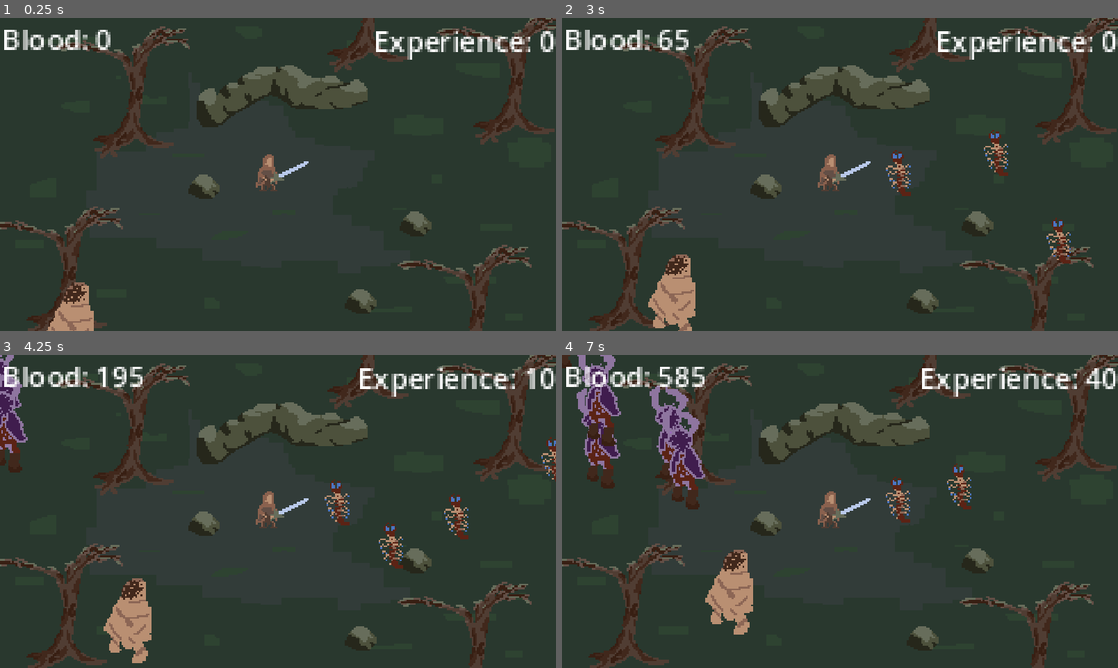
Above: before the commit, frames 1-4 (two rows, left to right).
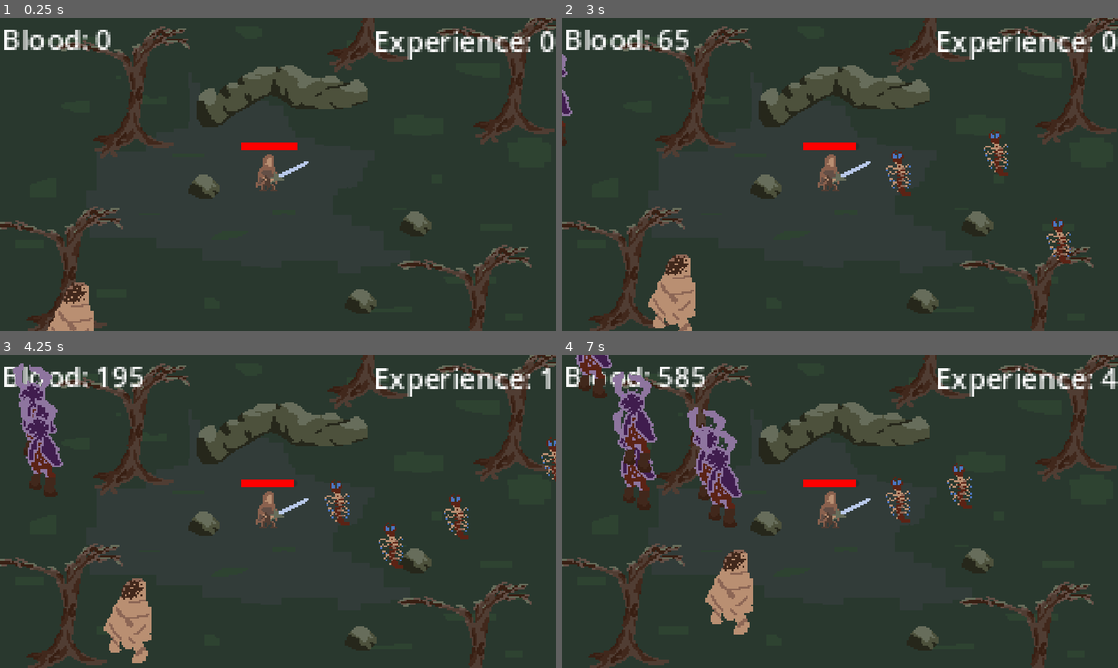
Above: after the commit, the same moments.

Repository: MrTrupen/vampires_idle
Game: Godot game, scene res://Scenes/main_scene.tscn
The game is run twice, just before and just after one commit, with the same random seed, the same clock (stepped at 60 frames per second) and the same inputs. The engine's default icon, where the game draws it, is replaced by a stand-in: a white triangle on a blue panel in a dark square.
Inputs:
- Up to frame 1 (0.25 s): no input
- Up to frame 2 (3 s): no input
- Up to frame 3 (4.25 s): no input
- Up to frame 4 (7 s): no input

The runs differ from the first frame. In frame 1, 0.2% of the frame differs, in the area x 43-54%, y 39-43%; in frame 2, 0.4%; in frame 3, 4.4%; in frame 4, 9.1%, in the area x 0-100%, y 0-56%.

Commit message:
Add health bar to hero and improve enemy spawning logic

Diff:
--- a/Scenes/hero.tscn
+++ b/Scenes/hero.tscn
@@ -1,10 +1,13 @@
-[gd_scene load_steps=4 format=3 uid="uid://cuwn4otagtavs"]
+[gd_scene load_steps=5 format=3 uid="uid://cuwn4otagtavs"]
 
 [ext_resource type="Texture2D" uid="uid://dw54fyk1e7iyt" path="res://Art/hero.png" id="1_5eem0"]
 [ext_resource type="Script" path="res://Scripts/hero.gd" id="1_7fpnj"]
 
 [sub_resource type="CircleShape2D" id="CircleShape2D_ykfyt"]
 radius = 26.1725
+
+[sub_resource type="StyleBoxFlat" id="StyleBoxFlat_c022m"]
+bg_color = Color(1, 0, 0, 1)
 
 [node name="Hero" type="Area2D"]
 collision_layer = 3
@@ -18,4 +21,13 @@
 visible = false
 shape = SubResource("CircleShape2D_ykfyt")
 
+[node name="HealthBar" type="ProgressBar" parent="."]
+offset_left = -21.0
+offset_top = -18.0
+offset_right = 11.0
+offset_bottom = -14.0
+theme_override_styles/fill = SubResource("StyleBoxFlat_c022m")
+value = 50.0
+show_percentage = false
+
 [connection signal="area_entered" from="." to="." method="_on_area_entered"]
--- a/Scenes/main_scene.tscn
+++ b/Scenes/main_scene.tscn
@@ -20,17 +20,21 @@
 [node name="Hero" parent="." instance=ExtResource("3_xmc1g")]
 unique_name_in_owner = true
 
-[node name="Spawner_deer" parent="." instance=ExtResource("5_fdk3j")]
-position = Vector2(-216, -110)
+[node name="Enemies" type="Node" parent="."]
+
+[node name="Spawners" type="Node" parent="."]
+
+[node name="Spawner_deer" parent="Spawners" instance=ExtResource("5_fdk3j")]
+position = Vector2(-197, -92)
 monster_data = ExtResource("4_oe0yq")
 monster_template = ExtResource("2_y8684")
 
-[node name="Spawner_bug" parent="." instance=ExtResource("5_fdk3j")]
+[node name="Spawner_bug" parent="Spawners" instance=ExtResource("5_fdk3j")]
 position = Vector2(208, 16)
 monster_data = ExtResource("3_jf1yb")
 monster_template = ExtResource("2_y8684")
 
-[node name="Spawner_golem" parent="." instance=ExtResource("5_fdk3j")]
+[node name="Spawner_golem" parent="Spawners" instance=ExtResource("5_fdk3j")]
 position = Vector2(-83, 128)
 monster_data = ExtResource("7_0j2qv")
 monster_template = ExtResource("2_y8684")
--- a/Scenes/spawner.tscn
+++ b/Scenes/spawner.tscn
@@ -1,11 +1,11 @@
 [gd_scene load_steps=3 format=3 uid="uid://dfcbp5mounuwp"]
 
-[ext_resource type="Texture2D" uid="uid://eeht1flj5xdb" path="res://Art/icon.svg" id="1_6wfcf"]
 [ext_resource type="Script" path="res://Scripts/spawner.gd" id="1_wi2kj"]
+[ext_resource type="Texture2D" uid="uid://crkw5jefw7op2" path="res://Art/tile_0028.png" id="2_8dioj"]
 
 [node name="Spawner" type="Node2D"]
 script = ExtResource("1_wi2kj")
 
 [node name="Sprite2D" type="Sprite2D" parent="."]
-scale = Vector2(0.265625, 0.265625)
-texture = ExtResource("1_6wfcf")
+scale = Vector2(2, 2)
+texture = ExtResource("2_8dioj")
--- a/Scripts/hero.gd
+++ b/Scripts/hero.gd
@@ -9,17 +9,30 @@
 var attack_timer: float = 0
 var enemies_in_range: Array = []
 
+@onready var health_bar: ProgressBar = $HealthBar
+
 
 func _ready():
 	health = max_health
+	health_bar.max_value = max_health
+	health_bar.value = max_health
+
+
+func respawn_hero():
+	health = max_health
+	health_bar.value = max_health
+	enemies_in_range = []
 
 
 ## Called when the hero is hit by a monster [br]
 ## @param damage: The amount of damage the hero takes
 func get_hit(damage: int):
 	health -= damage
+	health_bar.value = health
 	MainManager.add_blood(damage)
-	# print("Hero hit by monster", health)
+	if health <= 0:
+		MainManager.hero_died()
+		respawn_hero()
 
 
 func _physics_process(_delta):
--- a/Scripts/main_manager.gd
+++ b/Scripts/main_manager.gd
@@ -4,9 +4,13 @@
 var blood: int = 0
 var experience: int = 0
 
+# Global variables
+var alive_enemies = {"Bug": 0, "Deer": 0, "Flesh golem": 0, "Scyther rider": 0}
+
 @onready var hero: Area2D = get_node("/root/MainScene/Hero")
 @onready var blood_counter: Label = get_node("/root/MainScene/GUI/Blood_counter")
 @onready var experience_counter: Label = get_node("/root/MainScene/GUI/Experience_counter")
+@onready var enemies: Node = get_node("/root/MainScene/Enemies")
 
 
 func _ready():
@@ -22,3 +26,12 @@
 func add_experience(amount: int) -> void:
 	experience += amount
 	experience_counter.text = "Experience: " + str(experience)
+
+
+func hero_died():
+	print("Hero died")
+	blood = 0
+	add_blood(0)
+	alive_enemies = {"Bug": 0, "Deer": 0, "Flesh golem": 0, "Scyther rider": 0}
+	for enemy in enemies.get_children():
+		enemy.queue_free()
--- a/Scripts/monster.gd
+++ b/Scripts/monster.gd
@@ -3,7 +3,7 @@
 
 const DEATH_PARTICLES = preload("res://Scenes/death_particles.tscn")
 
-@export var data: DataMonster = null
+@export var monster_data: DataMonster = null
 
 var is_moving: bool = true
 var is_attacking: bool = false
@@ -14,12 +14,12 @@
 
 
 func _ready():
-	if data:
+	if monster_data:
 		# print("Enemy spawned")
-		data = data.duplicate()
-		get_node("Sprite").texture = data.sprite
+		monster_data = monster_data.duplicate()
+		get_node("Sprite").texture = monster_data.sprite
 	else:
-		print("Monster data not set")
+		print("Monster monster_data not set")
 		queue_free()
 
 
@@ -35,41 +35,42 @@
 		)
 
 		move_direction += random_offset.normalized() * 0.1
-		global_position += move_direction * delta * data.movement_speed
+		global_position += move_direction * delta * monster_data.movement_speed
 
 
 func _physics_process(_delta):
 	if is_attacking and attack_timer <= 0:
-		attack_timer = data.attack_cooldown * 60
-		hero.get_hit(data.damage)
-		# print("Monster hit hero", data.damage)
+		attack_timer = monster_data.attack_cooldown * 60
+		hero.get_hit(monster_data.damage)
+		# print("Monster hit hero", monster_data.damage)
 	else:
 		attack_timer -= 1
 
 
 func _on_area_entered(_area: Area2D):
-	attack_timer = data.attack_cooldown * 60
+	attack_timer = monster_data.attack_cooldown * 60
 	is_attacking = true
 	is_moving = false
-	hero.get_hit(data.damage)
-	# print("Monster hit hero", data.damage)
+	hero.get_hit(monster_data.damage)
+	# print("Monster hit hero", monster_data.damage)
 
 
 func get_hit(damage: int) -> bool:
-	data.health -= damage
-	if data.health <= 0:
-		MainManager.add_experience(10)
+	monster_data.health -= damage
+	if monster_data.health <= 0:
+		MainManager.add_experience(monster_data.experience)
+		MainManager.alive_enemies[monster_data.name] -= 1
 		var particle = DEATH_PARTICLES.instantiate()
 		add_child(particle)
 		return true
 	return false
 
 
-# Creates a new enemy instance based on provided data and template.
-# @param input_data: A `DataMonster` object containing all the necessary data for the new monster
+# Creates a new enemy instance based on provided monster_data and template.
+# @param input_data: A `DataMonster` object containing all the monster's data
 # @param input_monster_template: Template for creating new monsters.
 # @return: Returns `Area2D` representing the newly created enemy
 static func new_enemy(input_data: DataMonster, input_monster_template: PackedScene) -> Area2D:
 	var new_monster: Area2D = input_monster_template.instantiate()
-	new_monster.data = input_data.duplicate()
+	new_monster.monster_data = input_data.duplicate()
 	return new_monster
--- a/Scripts/spawner.gd
+++ b/Scripts/spawner.gd
@@ -5,6 +5,8 @@
 
 var spawn_timer: float = 0
 var random_manager = RandomNumberGenerator.new()
+
+@onready var enemies = get_node("/root/MainScene/Enemies")
 
 
 func _ready():
@@ -16,12 +18,17 @@
 
 
 func _physics_process(_delta):
-	if spawn_timer <= 0 and get_child_count() <= monster_data.monsters_spawn_limit:
+	if (
+		spawn_timer <= 0
+		and MainManager.alive_enemies[monster_data.name] <= monster_data.monsters_spawn_limit
+	):
 		spawn_timer = monster_data.respawn_cooldown * 60
 		var monster: Area2D = Monster.new_enemy(monster_data, monster_template)
-		add_child(monster)
-		monster.position = Vector2(
+		enemies.add_child(monster)
+		MainManager.alive_enemies[monster_data.name] += 1
+		var offset = Vector2(
 			random_manager.randf_range(-50, 50), random_manager.randf_range(-50, 50)
 		)
+		monster.position = global_position + offset
 	else:
 		spawn_timer -= 1
Binary file added: Art/tile_0028.png
Not shown, added: Art/tile_0028.png.import
